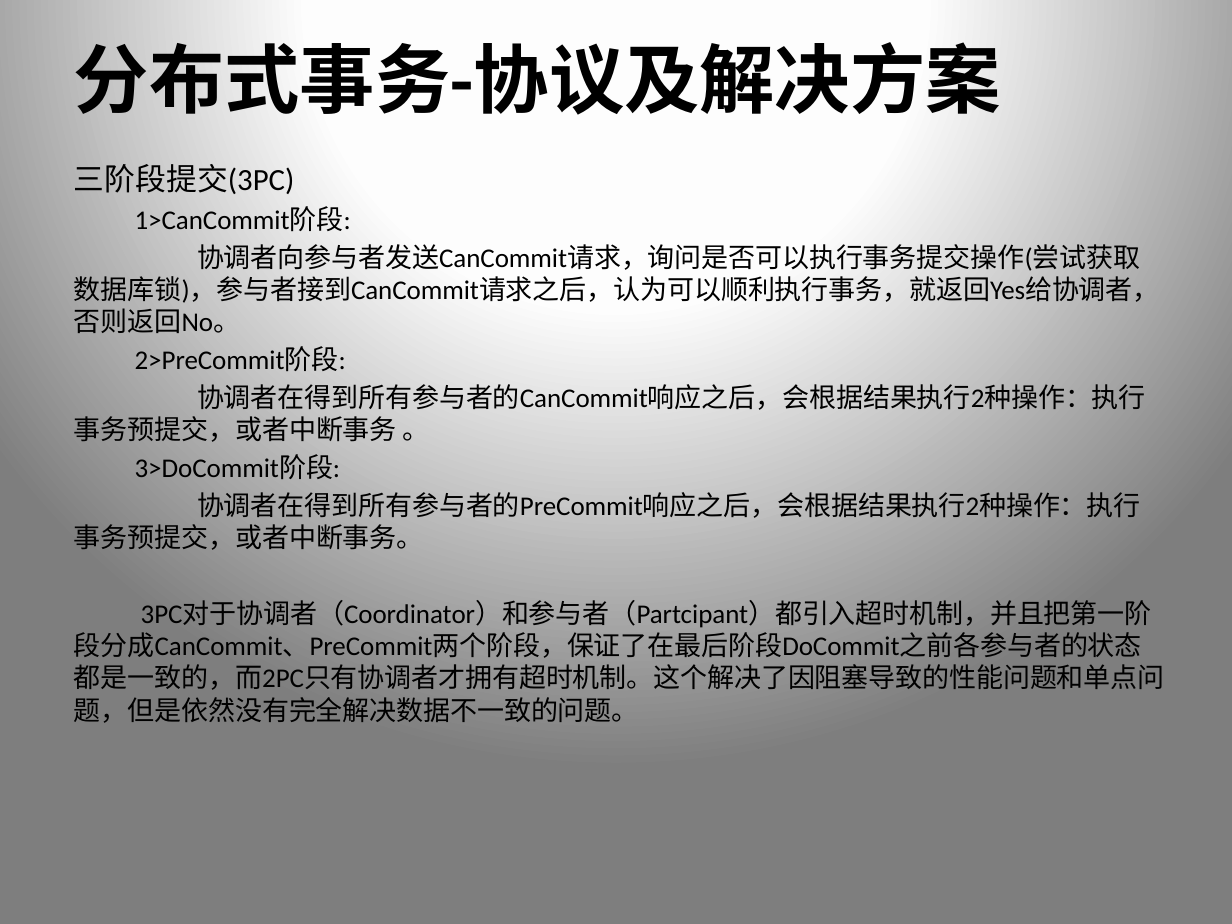
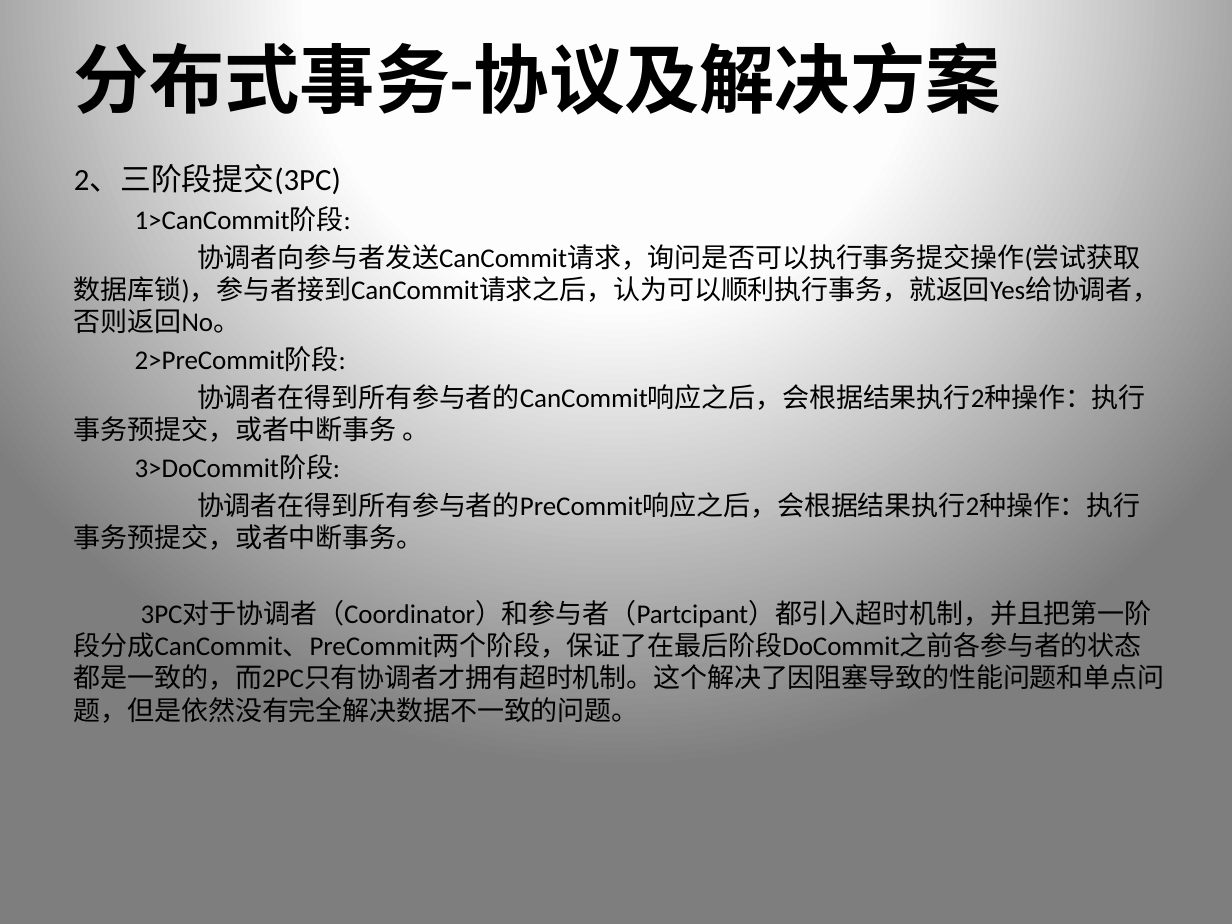
Before and after one commit to xiongpeter/study-notes, a slide deck: slide 17 of 我的.pptx. Drawn at 1232x924 pixels with LibreOffice and Linux fonts; fonts in the diff are those of the drawing. Boxes give left, top, right and bottom in pixels: in the first picture for what was removed or moved away, otherwise in the second. Text is boxed around its words. In the diff, an @@ line names an element or a change of style, - is before the commit and + after.

Commit message:
更新分布式事务ppt

```diff
--- a/我的.pptx
+++ b/我的.pptx
@@ text at (74, 165, 341, 199): text changed @@
-三阶段提交(3PC)
+2、三阶段提交(3PC)
```
Also in this commit, not shown: 5 other slides changed, 8 slides added, 4 slides removed.
